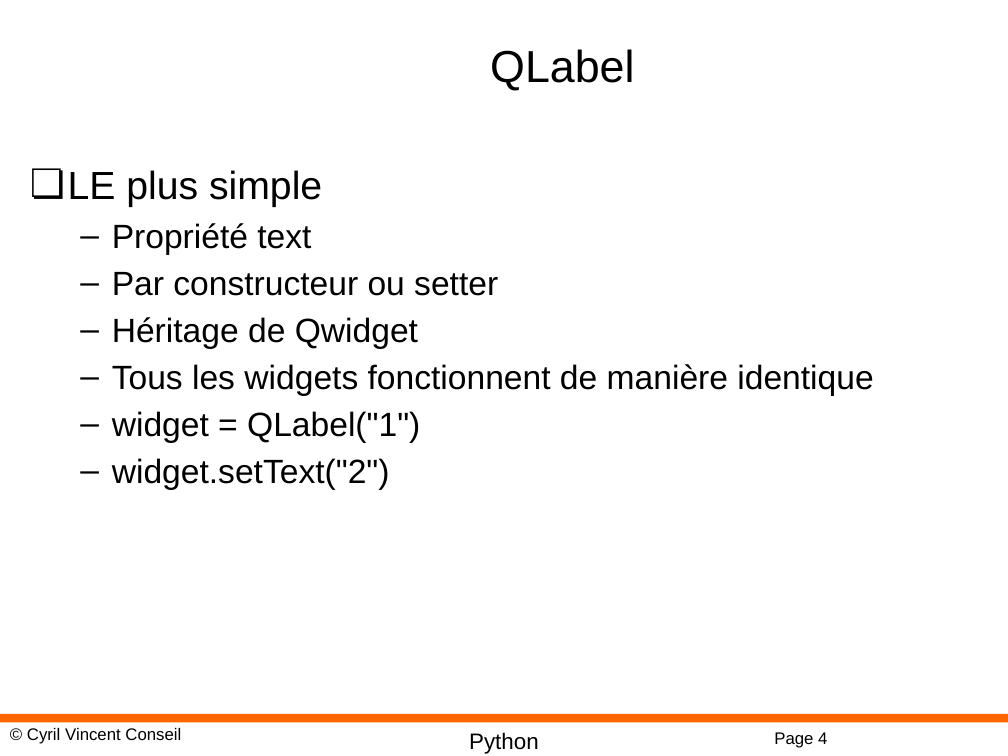
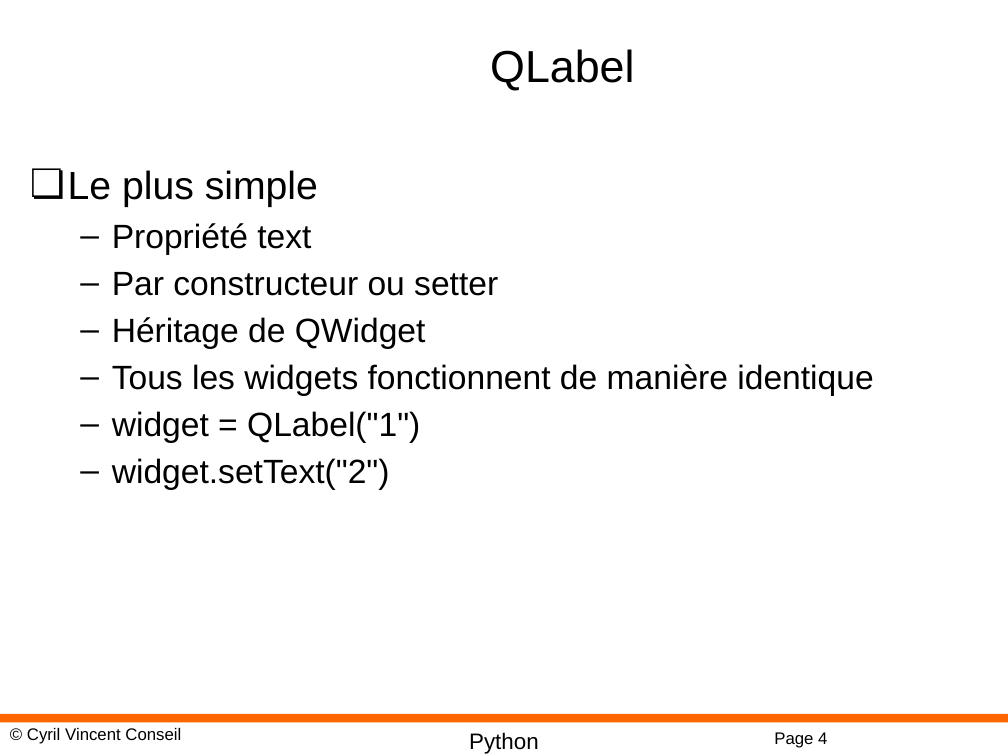
Before and after one commit to cyrilvincent/python-advanced, a slide deck: slide 4 of PPT/PyQt04-Widgets.pptx. Drawn at 1008x756 pixels with LibreOffice and Linux fonts; fonts in the diff are those of the drawing; background and template pictures are left out. Boxes give left, top, right and bottom in pixels: in the first picture for what was removed or moved away, otherwise in the second. Text is boxed around its words. In the diff, an @@ line names an element or a change of style, - is before the commit and + after.

```diff
--- a/PPT/PyQt04-Widgets.pptx
+++ b/PPT/PyQt04-Widgets.pptx
@@ text at [68,170,318,207]: text changed @@
-❏ LE plus simple
+❏ Le plus simple
@@ text at [112,317,426,349]: text changed @@
-  – Héritage de Qwidget
+  – Héritage de QWidget
```
Also in this commit, not shown: 4 other files.
